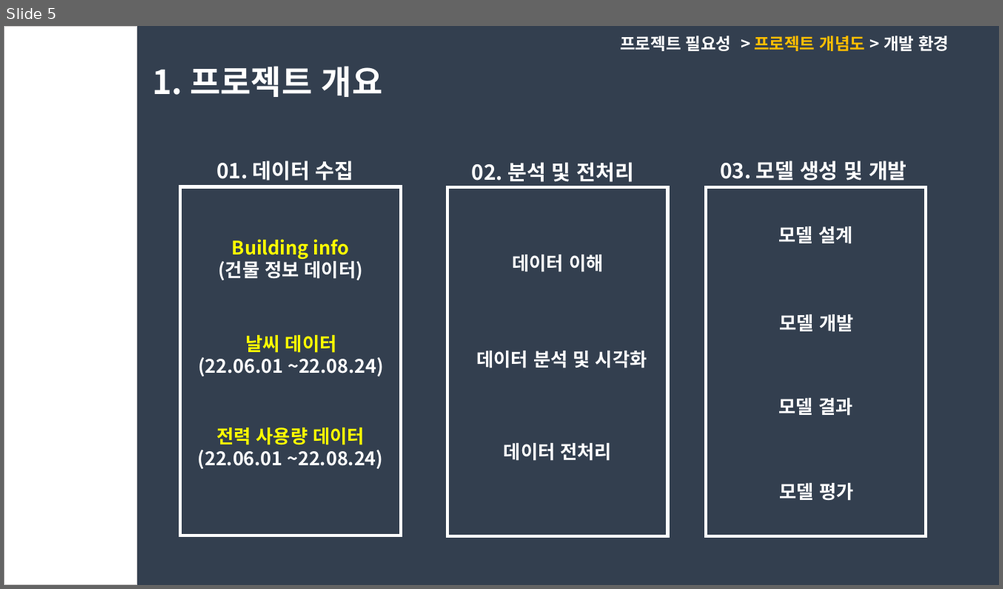
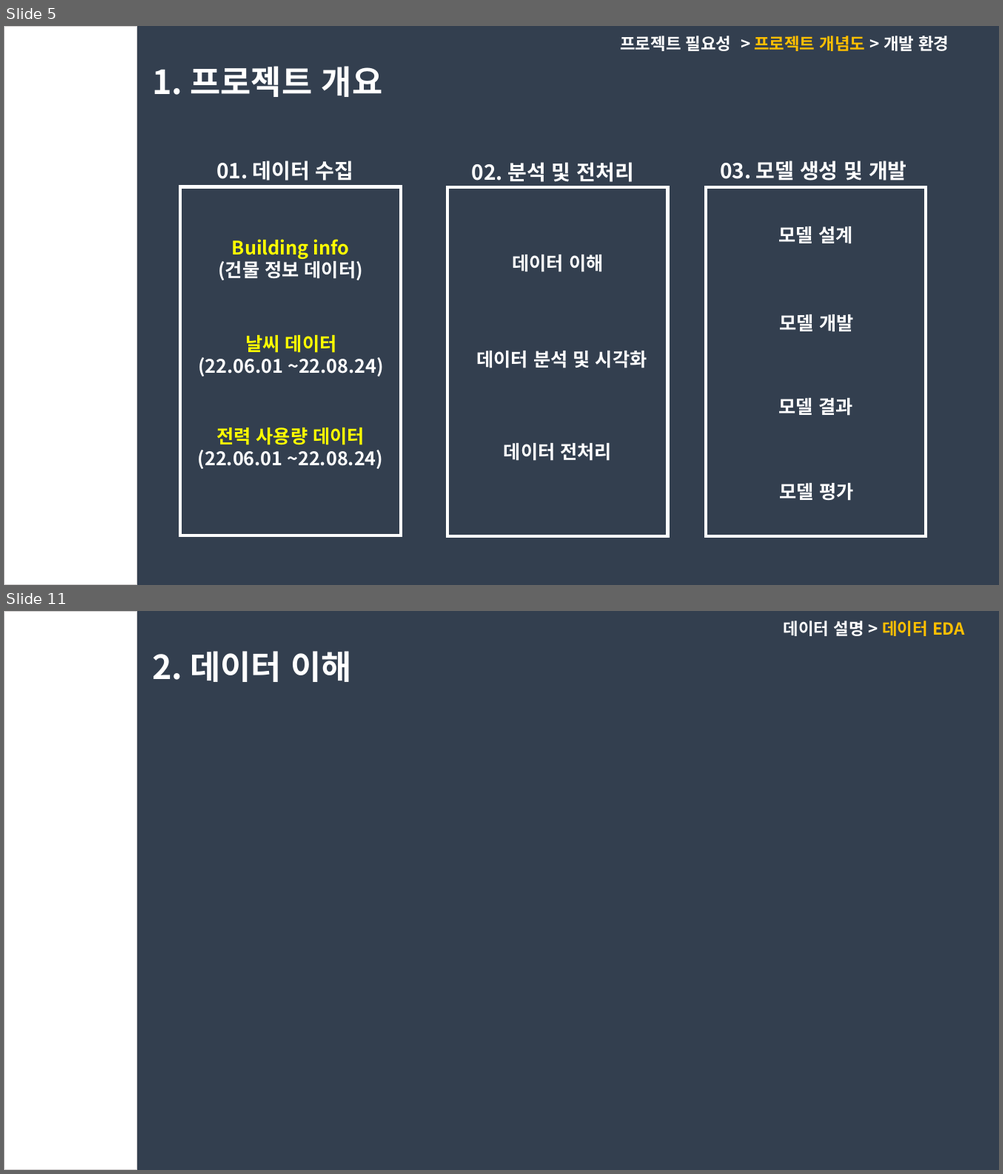
Before and after one commit to dongkieric98/-, a slide deck: electricity.pptx. Shown one above the other, each under a label of ours: slide 5 before the commit, slides 5 and 11 after it; the slides between them are not shown. The pictures are 1003x589 and 1003x1174 pixels, drawn with LibreOffice and Linux fonts; fonts in the diff are those of the drawing. Boxes give left, top, right and bottom in pixels: in the first picture for what was removed or moved away, otherwise in the second. Text is boxed around its words. In the diff, an @@ line names an element or a change of style, - is before the commit and + after.

Commit message:
Chapter1 제작 완료, Chapter2-1 데이터 설명 완료 (Chapter 2-2 전까지 완료함)

```diff
--- a/electricity.pptx
+++ b/electricity.pptx
@@ slide 11 added at [4, 611, 999, 1170], background #333F50 @@
@@ rectangle added at [4, 611, 136, 1170], fill #FFFFFF, outline #D0CECE 1 pt @@
@@ text added at [783, 621, 965, 636], 16 pt, text #FFFFFF, bold @@
+데이터 설명 > 데이터 EDA
@@ text added at [152, 651, 352, 682], 32 pt, text #FFFFFF, bold @@
+2. 데이터 이해
```
Also in this commit, not shown: 2 slides changed, 4 other slides added, 2 slides removed.
